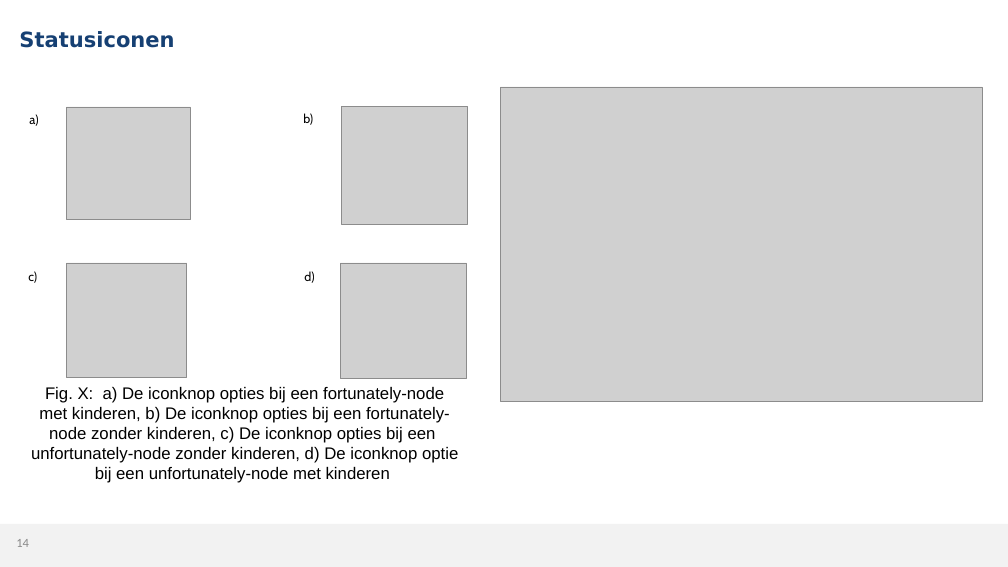
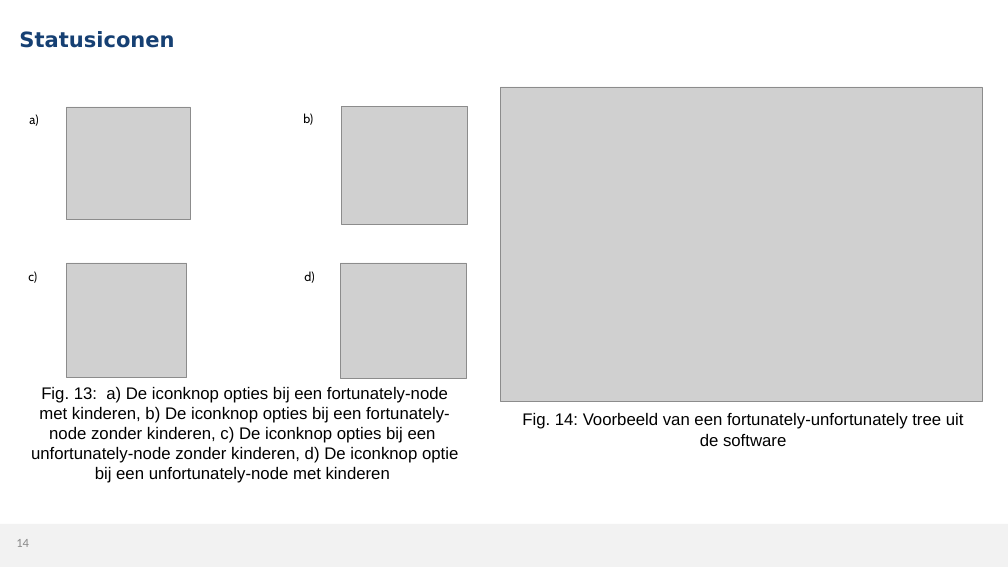
Before and after one commit to MikaG-1952764/masterproef, a slide deck: slide 14 of MP2526_Verdediging.pptx. Drawn at 1008x567 pixels with LibreOffice and Linux fonts; fonts in the diff are those of the drawing; grey boxes stand for pictures; background and template pictures are left out. Boxes give left, top, right and bottom in pixels: in the first picture for what was removed or moved away, otherwise in the second. Text is boxed around its words. In the diff, an @@ line names an element or a change of style, - is before the commit and + after.

```diff
--- a/MP2526_Verdediging.pptx
+++ b/MP2526_Verdediging.pptx
@@ text at <box>39,387,450,443</box>: text changed @@
-Fig. X: a) De iconknop opties bij een fortunately-node met kinderen, b) De iconknop opties bij een fortunately-node zonder kinderen, c) De iconknop opties bij een
+Fig. 13: a) De iconknop opties bij een fortunately-node met kinderen, b) De iconknop opties bij een fortunately-node zonder kinderen, c) De iconknop opties bij een
@@ text added at <box>522,413,964,446</box>, 16 pt, text #000000 @@
+Fig. 14: Voorbeeld van een fortunately-unfortunately tree uit de software
```
Also in this commit, not shown: 13 other slides changed, 1 other file.
